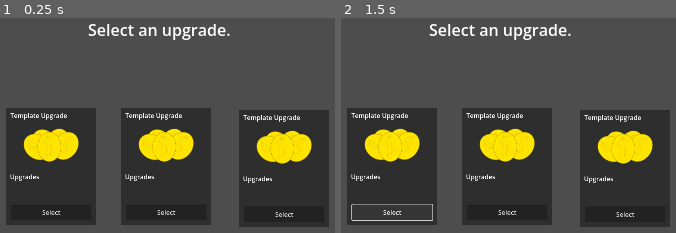
Above: before the commit, frames 1-2 (left to right).
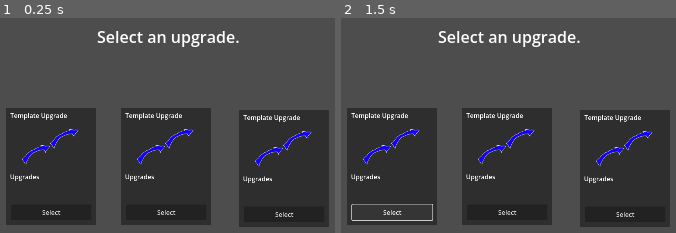
Above: after the commit, the same moments.

Repository: Cylinder7/bounce-back
Game: Godot game, scene res://upgrade_screen.tscn
Two runs of this game, one before a commit and one after it. Both use one fixed random seed, a clock stepped at 60 frames per second and the inputs below. This scene is started directly instead of the project's main scene.
Inputs:
- Up to frame 1 (0.25 s): no input
- Up to frame 2 (1.5 s): click "Select" at 0.5 s; tap Enter (ui_accept) at 1.25 s; hold Right (ui_right) from 1.28 s (still down)

The runs differ from the first frame. In frame 1, 8.2% of the frame differs, in the area x 6-94%, y 2-69%; in frame 2, 8.2%.

Commit message:
h64t

Diff:
--- a/upgrade_panel.tscn
+++ b/upgrade_panel.tscn
@@ -1,6 +1,6 @@
 [gd_scene format=3 uid="uid://dvvsoovo18g7r"]
 
-[ext_resource type="Texture2D" uid="uid://c2cvhxd5ky11o" path="res://assets/upgrades/MoreMoney.png" id="1_sn7ge"]
+[ext_resource type="Texture2D" uid="uid://d1mut8ybb16jo" path="res://assets/upgrades/DoubleJump.png" id="1_q6t7t"]
 [ext_resource type="Script" uid="uid://ca5q5wopcy4ik" path="res://button.gd" id="2_q6t7t"]
 
 [node name="upgradePanel" type="Panel" unique_id=529354780]
@@ -30,7 +30,7 @@
 offset_top = 39.0
 offset_right = 207.0
 offset_bottom = 154.0
-texture = ExtResource("1_sn7ge")
+texture = ExtResource("1_q6t7t")
 expand_mode = 1
 
 [node name="Button" type="Button" parent="." unique_id=1830791152]
--- a/upgrade_screen.tscn
+++ b/upgrade_screen.tscn
@@ -26,10 +26,10 @@
 scale = Vector2(0.39729, 0.40042853)
 
 [node name="Label" type="Label" parent="." unique_id=758508925]
-offset_left = 91.0
-offset_top = 177.0
-offset_right = 240.0
-offset_bottom = 207.0
+offset_left = 100.0
+offset_top = 184.0
+offset_right = 249.0
+offset_bottom = 214.0
 text = "Select an upgrade."
 
 [editable path="upgradePanel"]
